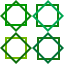
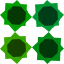
Layers edited between the first and the second w=64, h=64 image:
added layer "Polygon 2 copy" above "Rectangle 4 copy 2" over [5, 37, 28, 59]
painted on "Rectangle 4 copy 2" over [0, 32, 32, 64]
painted on "Rectangle 8" over [4, 36, 27, 59]
added layer "Polygon 2 copy 2" above "Rectangle 3 copy 2" over [37, 37, 60, 60]
painted on "Rectangle 3 copy 2" over [32, 32, 64, 64]
painted on "Rectangle 1 copy" over [37, 37, 61, 61]
added layer "Polygon 2" above "Rectangle 7 copy" over [36, 4, 60, 28]
moved "Rectangle 7 copy" above "Rectangle 2 copy", painted on it over [35, 3, 59, 27]
painted on "Rectangle 2 copy" over [32, 0, 64, 32]
added layer "Polygon 1" above "Rectangle 7" over [5, 4, 28, 27]
painted on "Rectangle 7" over [0, 0, 32, 32]
painted on "Rectangle 5" over [4, 3, 27, 26]
